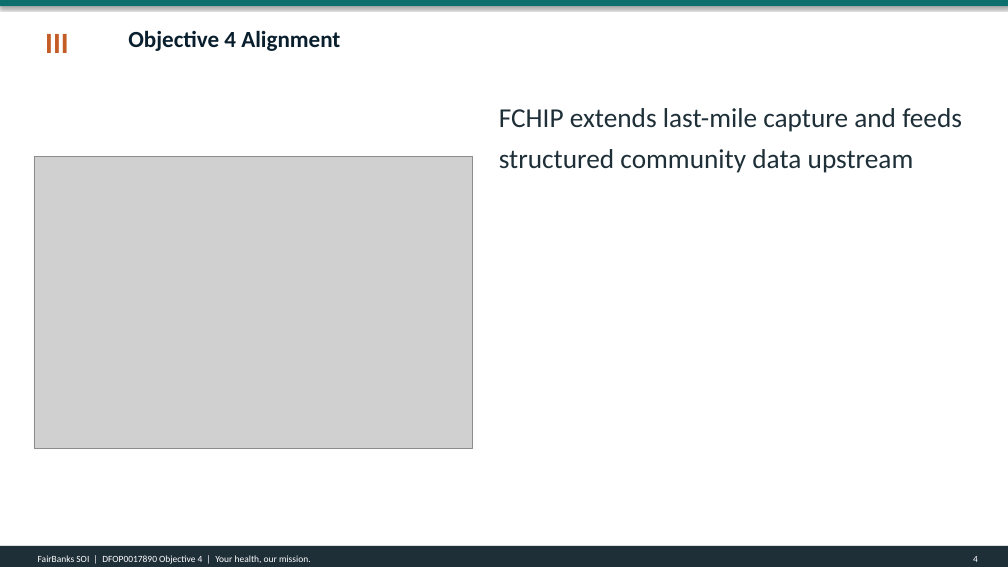
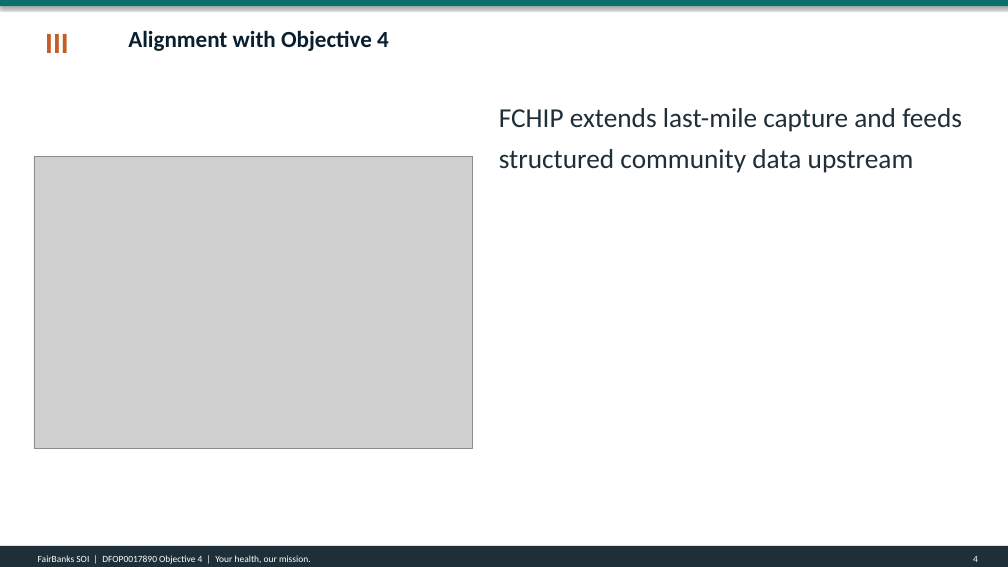
Before and after one commit to WASSWA2624/fairbanks, a slide deck: slide 4 of applications/dos-uganda/documents/dos-uganda_ppt.pptx. Drawn at 1008x567 pixels with LibreOffice and Linux fonts; fonts in the diff are those of the drawing; grey boxes stand for pictures. Boxes give left, top, right and bottom in pixels: in the first picture for what was removed or moved away, otherwise in the second. Text is boxed around its words. In the diff, an @@ line names an element or a change of style, - is before the commit and + after.

```diff
--- a/applications/dos-uganda/documents/dos-uganda_ppt.pptx
+++ b/applications/dos-uganda/documents/dos-uganda_ppt.pptx
@@ text at <box>128,30,389,51</box>: text changed @@
-Objective 4 Alignment
+Alignment with Objective 4
```
Also in this commit, not shown: 4 other slides changed, 2 slides added, 57 other files.
